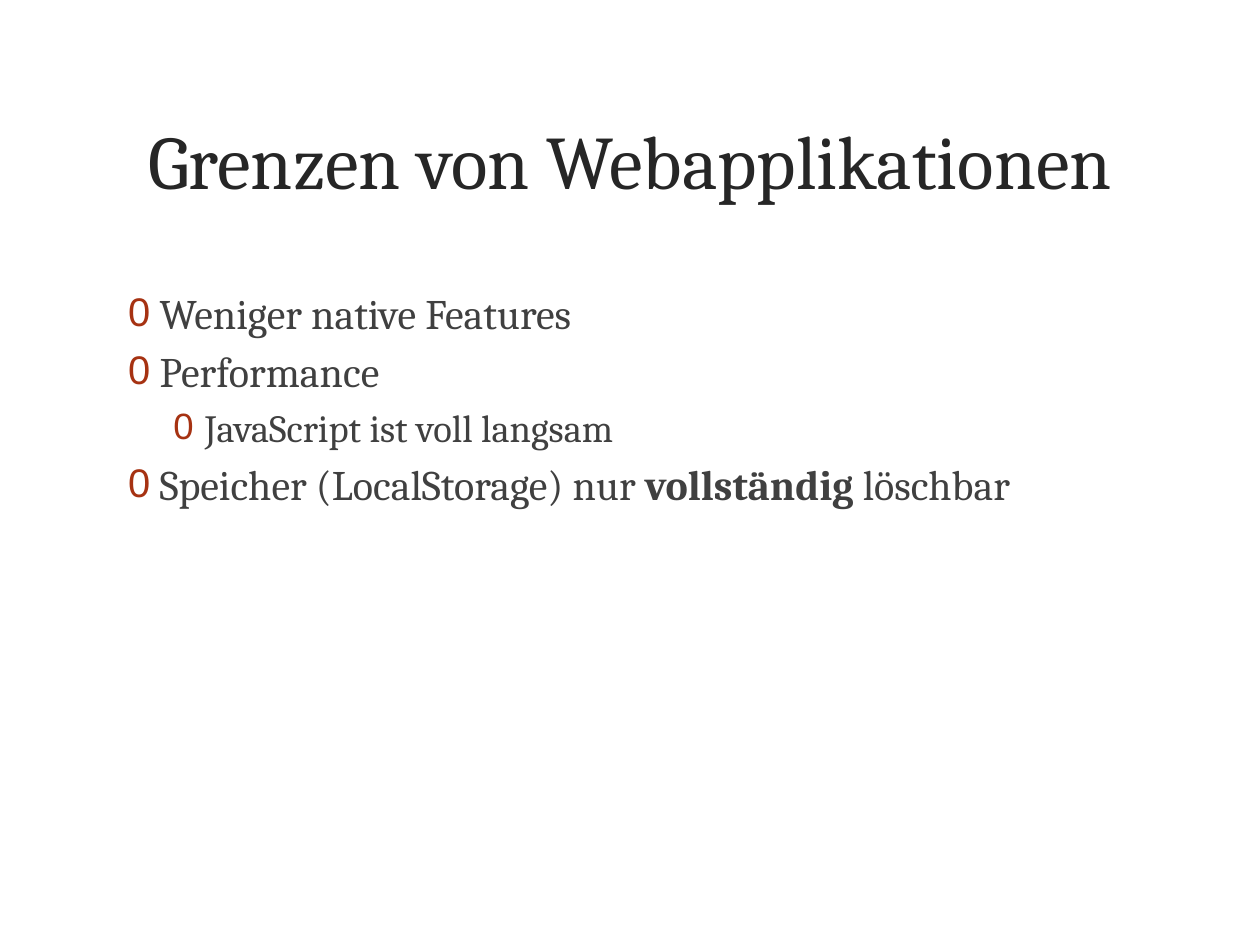
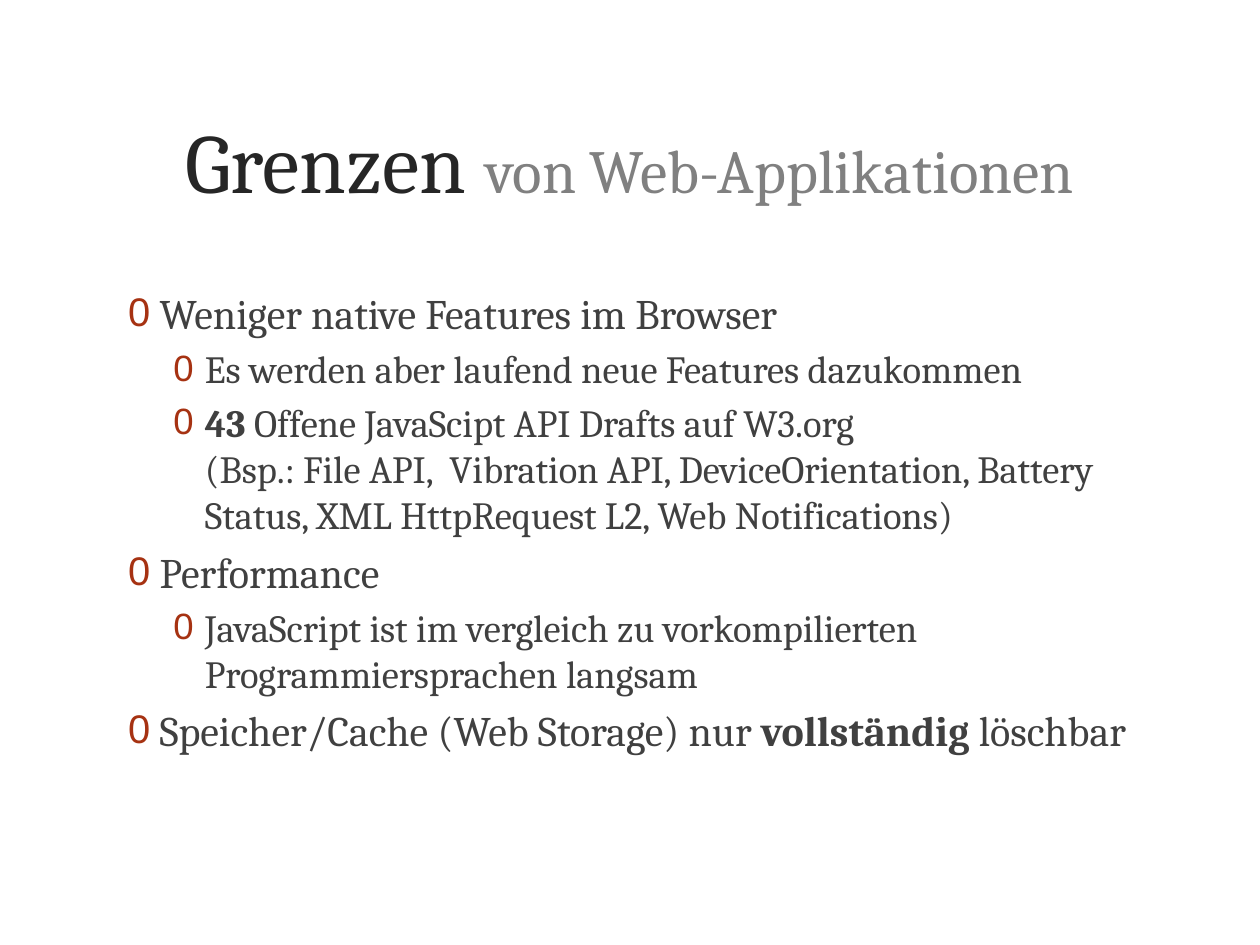
Before and after one commit to metaodi/TrailDevilsXPl-2, a slide deck: slide 13 of _DOCUMENTATION/Presentation/Praesentation-Traildevils-XPl2.pptx (slide 9 before the commit). Drawn at 1260x945 pixels with LibreOffice and Linux fonts; fonts in the diff are those of the drawing; background and template pictures are left out. Boxes give left, top, right and bottom in pixels: in the first picture for what was removed or moved away, otherwise in the second. Text is boxed around its words. In the diff, an @@ line names an element or a change of style, - is before the commit and + after.

```diff
--- a/_DOCUMENTATION/Presentation/Praesentation-Traildevils-XPl2.pptx
+++ b/_DOCUMENTATION/Presentation/Praesentation-Traildevils-XPl2.pptx
@@ title at [186, 136, 1074, 206]: text changed; size 43.2 to 35 pt; text colour #262626 to #808080 @@
-Grenzen von Webapplikationen
+Grenzen von Web-Applikationen
@@ text at [160, 301, 1093, 537]: text changed; size 24 to 22 pt @@
-0 Weniger native Features
+0 Weniger native Features im Browser
+  0 Es werden aber laufend neue Features dazukommen
+  0 43 Offene JavaScipt API Drafts auf W3.org
+    (Bsp.: File API, Vibration API, DeviceOrientation, Battery Status, XML HttpRequest L2, Web Notifications)
@@ text at [160, 615, 1126, 755]: text changed; size 24 to 22 pt @@
-  0 JavaScript ist voll langsam
-0 Speicher (LocalStorage) nur vollständig löschbar
+  0 JavaScript ist im vergleich zu vorkompilierten Programmiersprachen langsam
+0 Speicher/Cache (Web Storage) nur vollständig löschbar
```
Also in this commit, not shown: 6 other slides changed, 7 slides added, 2 other files.
